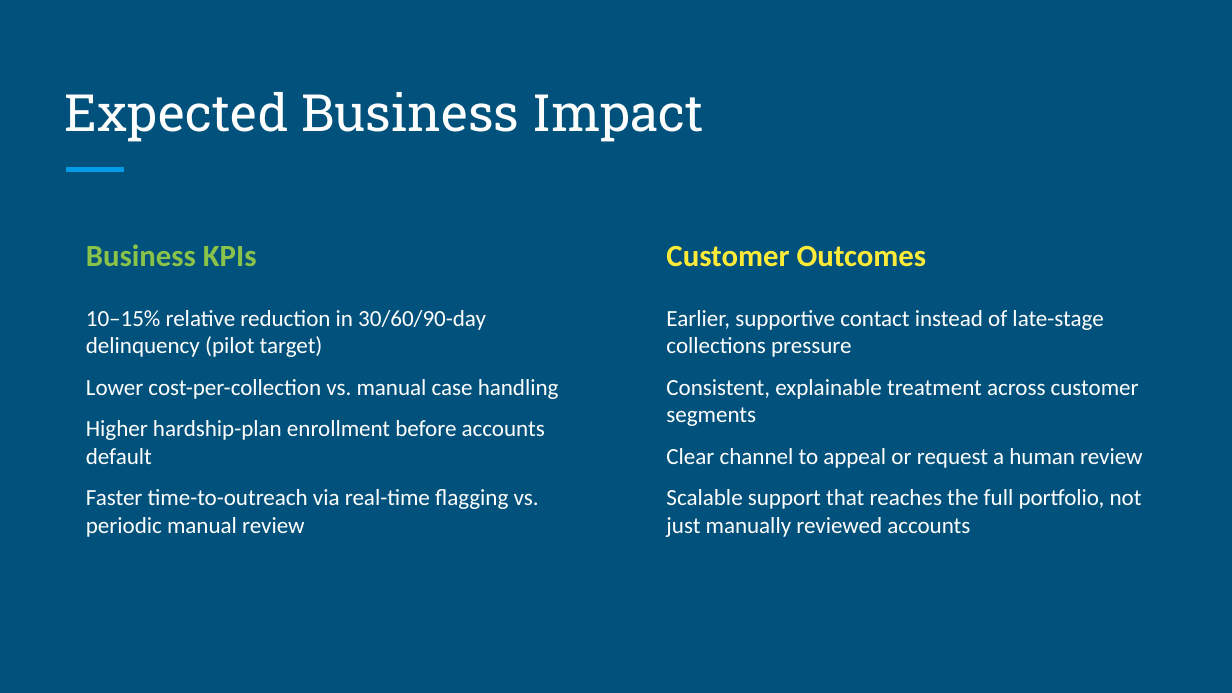
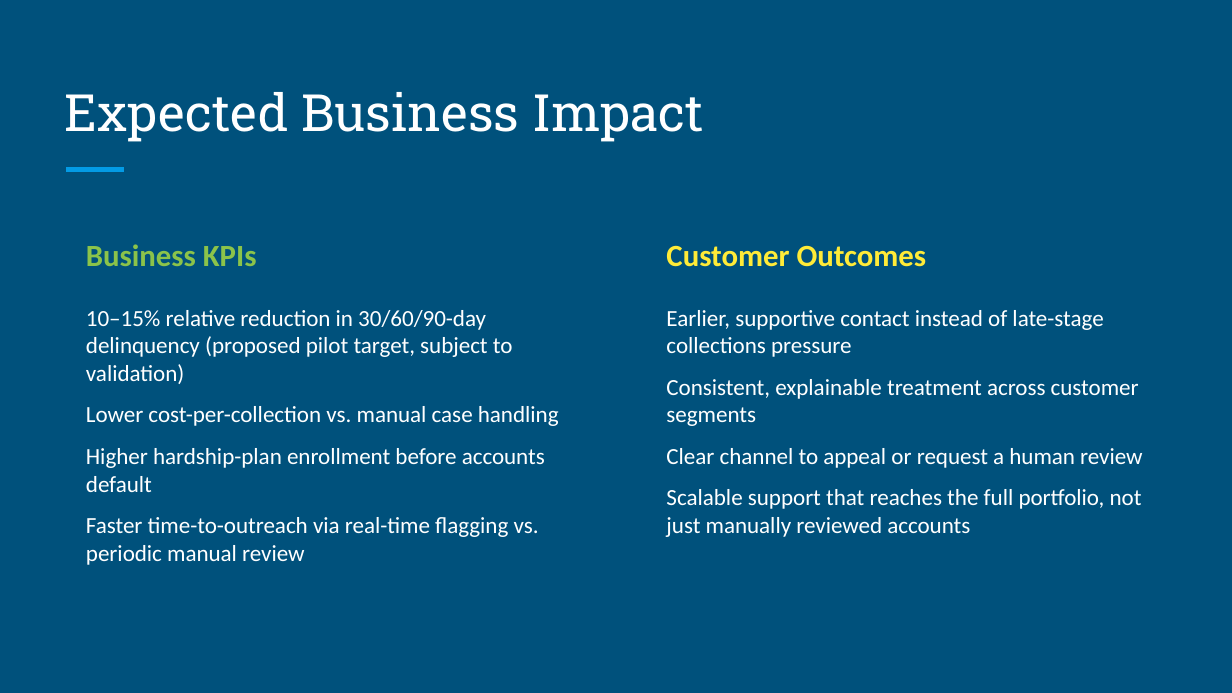
Before and after one commit to Katch-me/GenAI-powered-Data-Analytics-, a slide deck: slide 6 of Geldium_AI_Collections_Strategy.pptx. Drawn at 1232x693 pixels with LibreOffice and Linux fonts; fonts in the diff are those of the drawing. Boxes give left, top, right and bottom in pixels: in the first picture for what was removed or moved away, otherwise in the second. Text is boxed around its words. In the diff, an @@ line names an element or a change of style, - is before the commit and + after.

```diff
--- a/Geldium_AI_Collections_Strategy.pptx
+++ b/Geldium_AI_Collections_Strategy.pptx
@@ text at bbox=[86, 310, 513, 384]: text changed @@
-10–15% relative reduction in 30/60/90-day delinquency (pilot target)
+10–15% relative reduction in 30/60/90-day delinquency (proposed pilot target, subject to validation)
```
Also in this commit, not shown: 5 other slides changed, 4 other files.
